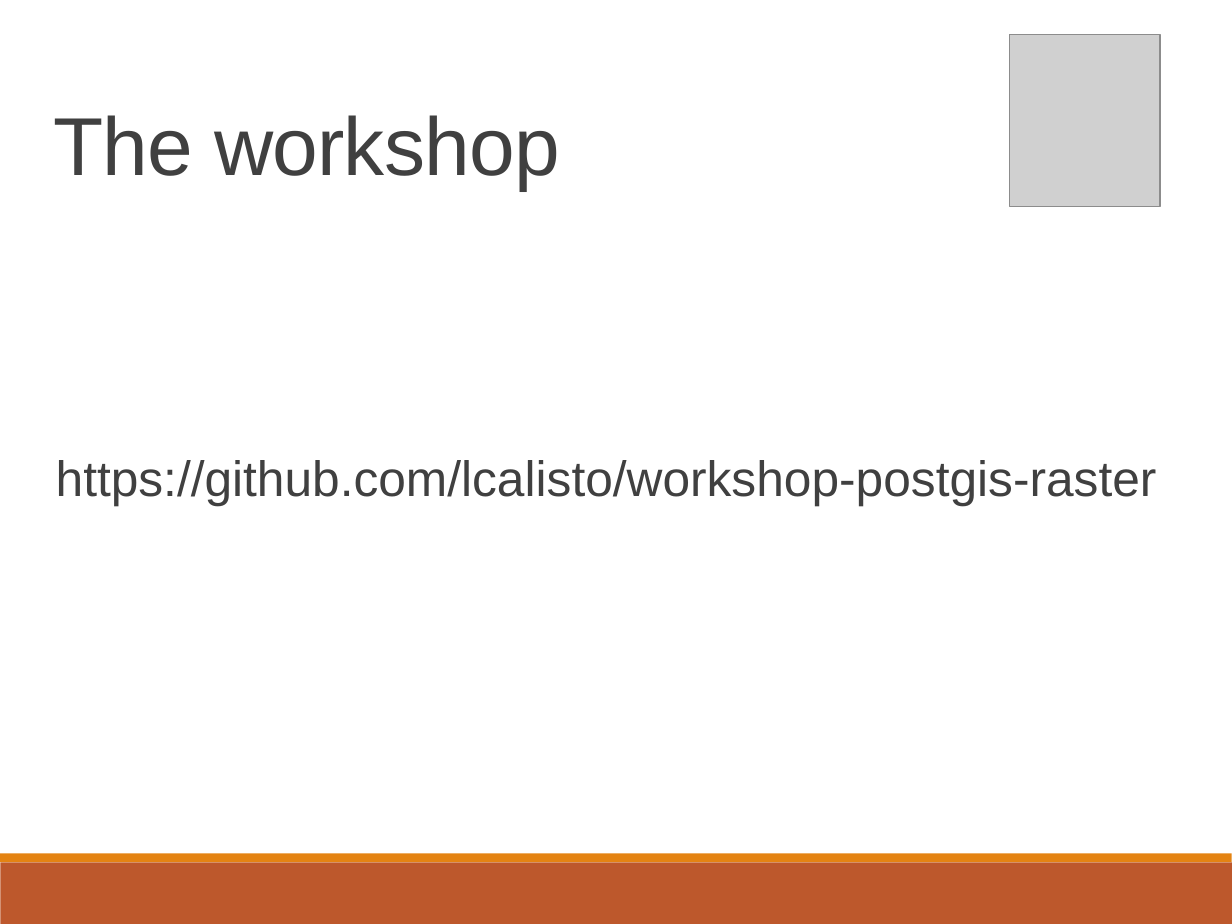
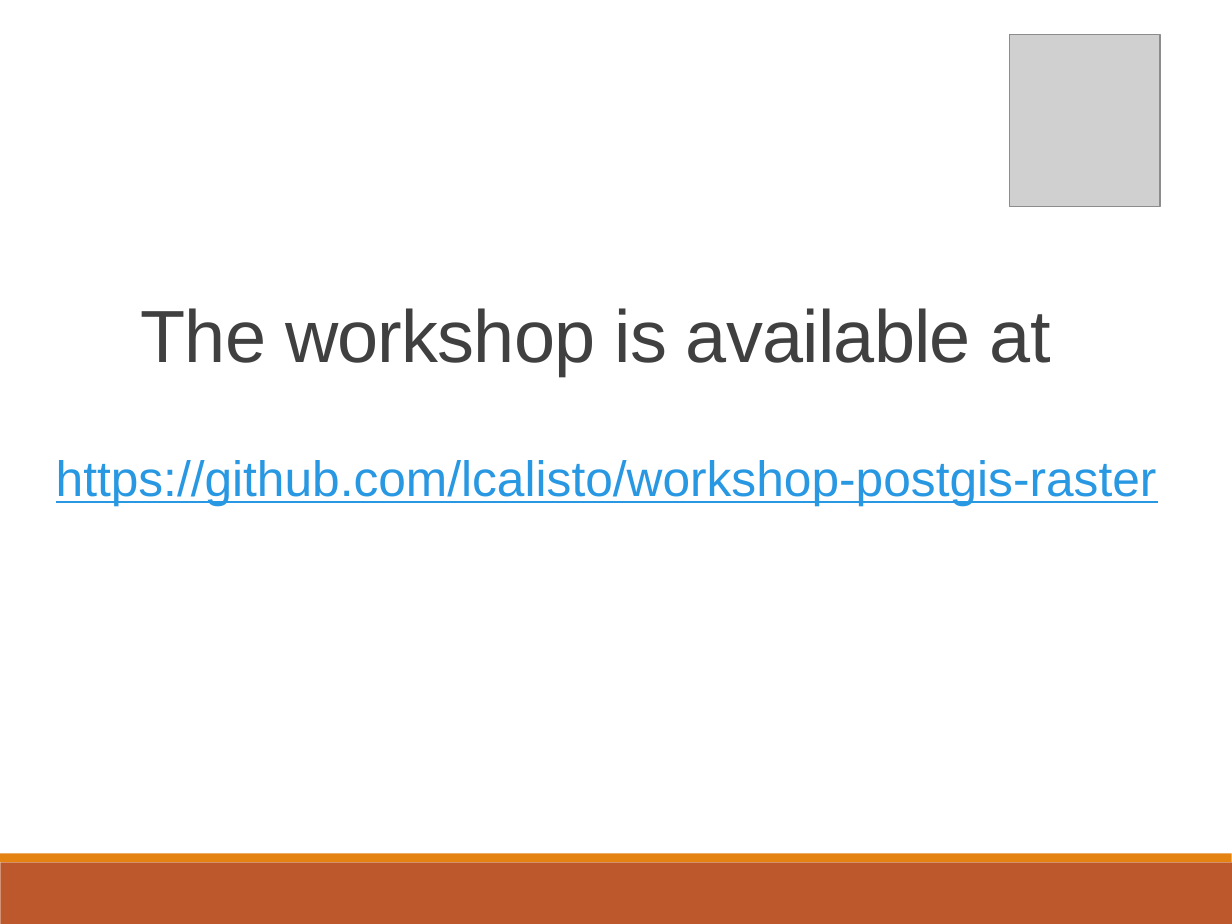
Before and after one commit to lcalisto/workshop-postgis-raster, a slide deck: slide 5 of presentation.pptx (slide 4 before the commit). Drawn at 1232x924 pixels with LibreOffice and Linux fonts; fonts in the diff are those of the drawing; grey boxes stand for pictures. Boxes give left, top, right and bottom in pixels: in the first picture for what was removed or moved away, otherwise in the second. Text is boxed around its words. In the diff, an @@ line names an element or a change of style, - is before the commit and + after.

```diff
--- a/presentation.pptx
+++ b/presentation.pptx
@@ title at [140, 308, 1051, 376]: text changed; size 52.9 to 47.6 pt @@
-The workshop
+The workshop is available at
@@ subtitle "https://github.com/lcalisto/workshop-postgis-raster" at [56, 460, 1157, 506]: text colour #404040 to #2998E3, underline on @@
```
Also in this commit, not shown: 2 other slides changed, 1 slide added.
